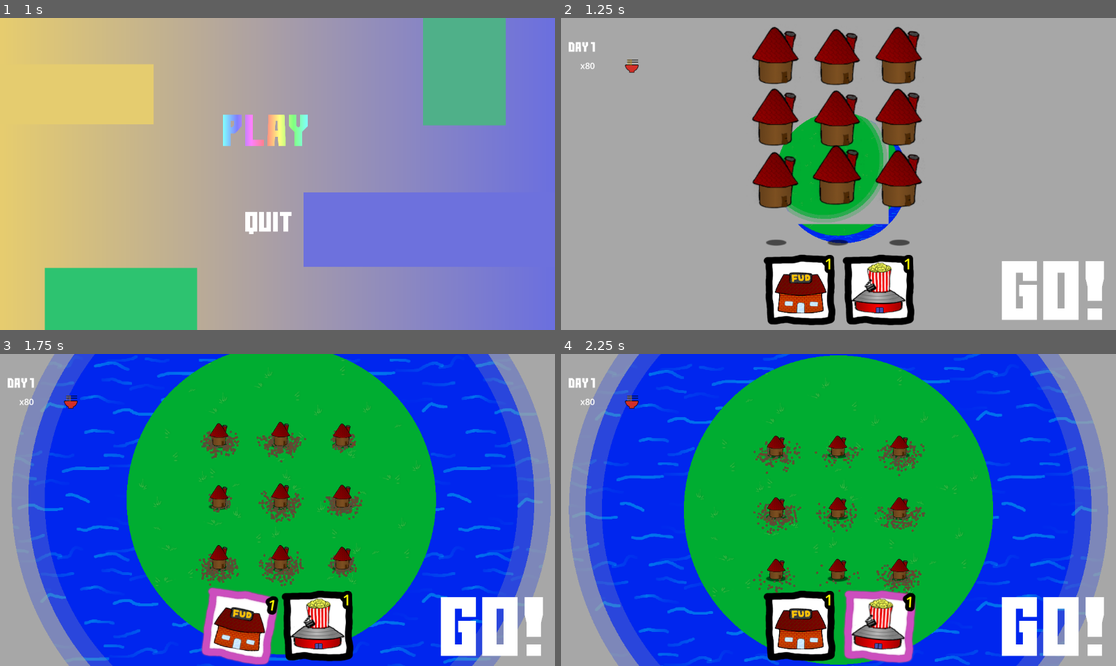
Above: before the commit, frames 1-4 (two rows, left to right).
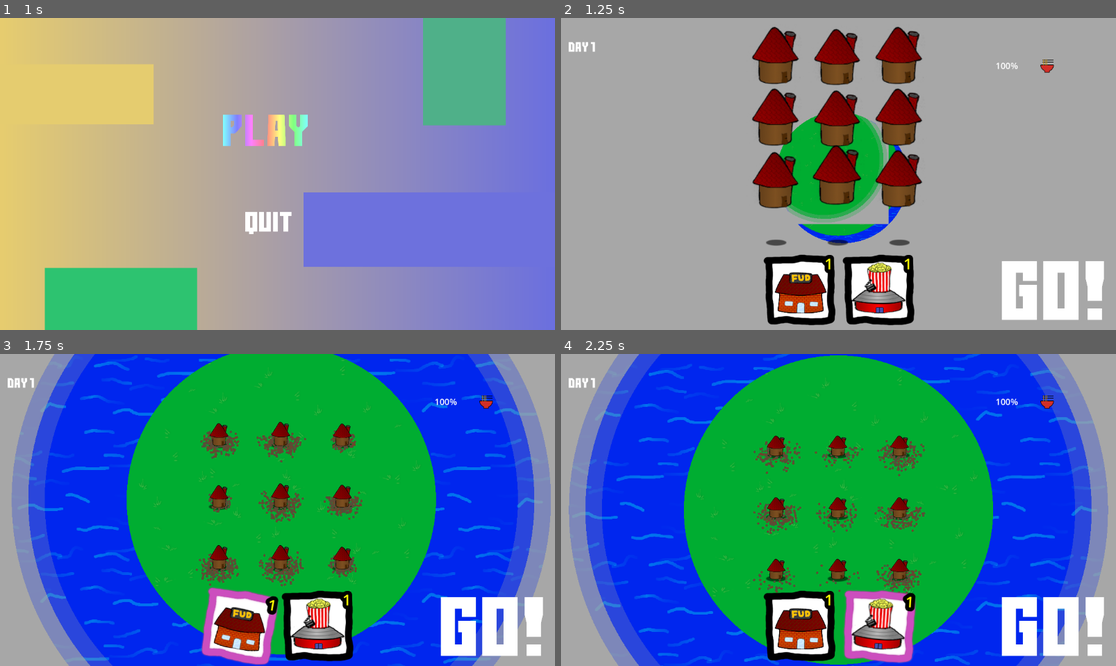
Above: after the commit, the same moments.

Repository: Viggzta/gmtk-jam-2024
Game: Godot game, scene res://main_menu.tscn
Same seed, same stepped clock (60 frames per second), same inputs: the game is played once before the commit and once after it. Sound files missing from this copy of the repository are replaced by a short silence.
Inputs (mouse positions are in pixels of both pictures, inside the frame that each line leads up to):
- Up to frame 1 (1 s): click (271, 130) at 0.5 s
- Up to frame 2 (1.25 s): no input
- Up to frame 3 (1.75 s): click "1" at 1.25 s
- Up to frame 4 (2.25 s): click "1" at 2 s

Frame 1 is identical in both runs. In frame 2, 0.2% of the frame differs, in the area x 3-89%, y 13-18%; in frame 3, 0.2%; in frame 4, 0.2%.

Commit message:
Fix percentage

Diff:
--- a/src/scenes/fx/talker.tscn
+++ b/src/scenes/fx/talker.tscn
@@ -11,5 +11,4 @@
 stream = SubResource("AudioStreamPolyphonic_1d7e4")
 volume_db = 24.0
 autoplay = true
-stream_paused = true
 bus = &"FX"
--- a/src/scenes/levels/the_level.tscn
+++ b/src/scenes/levels/the_level.tscn
@@ -30,8 +30,6 @@
 [node name="CanvasLayer" type="CanvasLayer" parent="."]
 
 [node name="UpcomingNeedsUi" parent="CanvasLayer" instance=ExtResource("4_ht8ao")]
-offset_left = 40.0
-offset_right = 290.0
 
 [node name="ActionBar" parent="CanvasLayer" instance=ExtResource("7_56pmc")]
 
--- a/src/scenes/ui/dude_template_ui.gd
+++ b/src/scenes/ui/dude_template_ui.gd
@@ -4,10 +4,12 @@
 @onready var rich_text_label: Label = $RichTextLabel
 
 var template: Pair
+var max_count: int = 1
 
 # Called when the node enters the scene tree for the first time.
 func _ready() -> void:
-	rich_text_label.text = "x" + str(template.count)
+	var percent_count: float = roundf((float(template.count) / float(max_count)) * 100.0)
+	rich_text_label.text = str(percent_count) + "%"
 
 	for n: Dude.NeedType in template.needs_array:
 		var tex: Texture2D = Helper.get_texture_for_need(n)
@@ -19,5 +21,6 @@
 func _process(delta: float) -> void:
 	pass
 
-func set_template(t: Pair) -> void:
+func set_template(t: Pair, max: int) -> void:
 	template = t
+	max_count = max
--- a/src/scenes/ui/upcoming needs ui.tscn
+++ b/src/scenes/ui/upcoming needs ui.tscn
@@ -4,8 +4,11 @@
 
 [node name="UpcomingNeedsUi" type="Control"]
 layout_mode = 3
-anchors_preset = 0
-offset_right = 250.0
+anchors_preset = 1
+anchor_left = 1.0
+anchor_right = 1.0
+offset_left = -250.0
+grow_horizontal = 0
 scale = Vector2(0.5, 0.5)
 script = ExtResource("1_kvjf1")
 
--- a/src/scenes/ui/upcoming_needs_ui.gd
+++ b/src/scenes/ui/upcoming_needs_ui.gd
@@ -18,9 +18,13 @@
 		v_box_container.remove_child(c)
 
 	var definition: Array = Globals.level_needs[day]
+	var total_dudes: int = 0
+	for t: Pair in definition:
+		total_dudes += t.count
+
 	for t: Pair in definition:
 		var dude_ui: DudeTemplateUi = DUDE_TEMPLATE_UI.instantiate()
-		dude_ui.set_template(t)
+		dude_ui.set_template(t, total_dudes)
 		v_box_container.add_child(dude_ui)
 		pass
 	pass
Not shown: 1 places in src/scenes/boss/boss.tscn that only renumber resources
Not shown: 1 places in src/scenes/levels/the_level.tscn that only renumber resources
Not shown: 1 places in src/scenes/ui/DudeTemplateUI.tscn that only renumber resources
